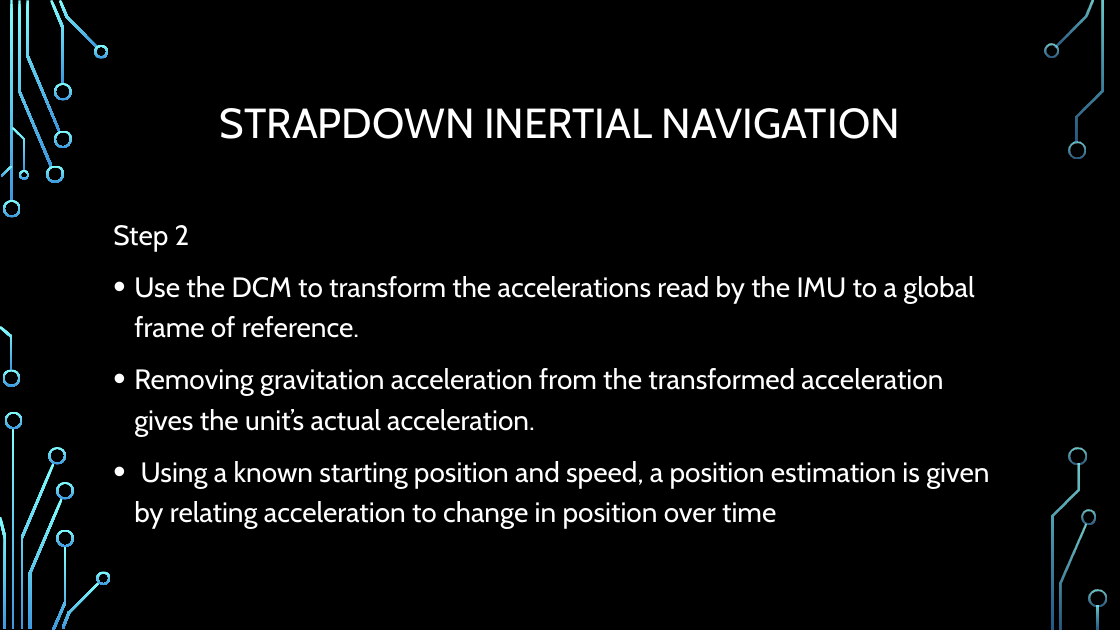
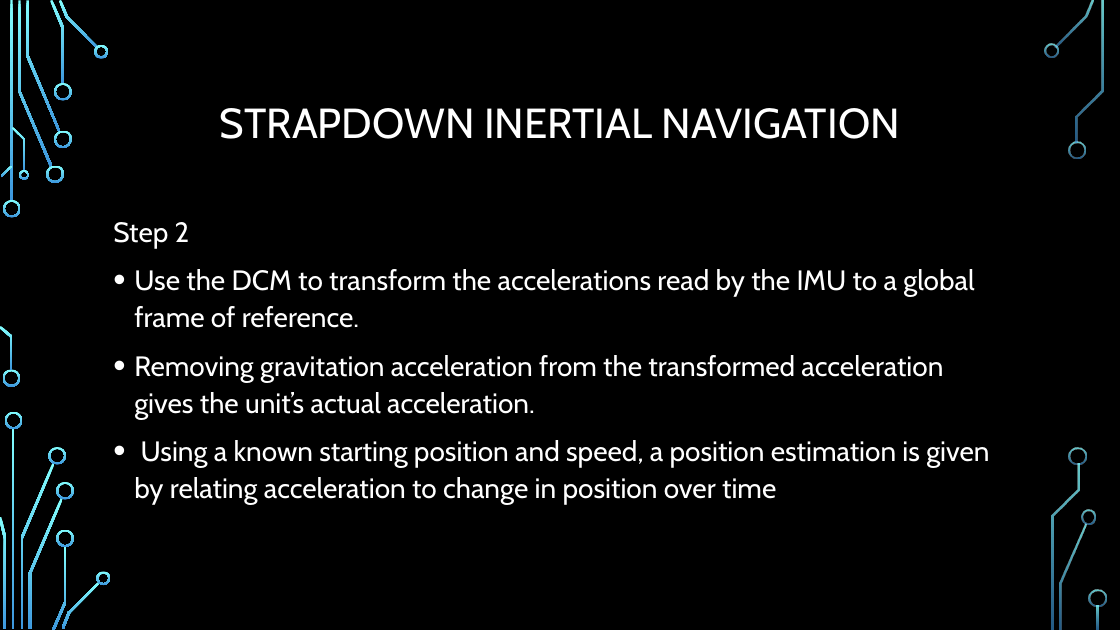
Before and after one commit to TechDevTom/HEMAUnityScripts, a slide deck: slide 20 of Documentation/Presentation.pptx. Drawn at 1120x630 pixels with LibreOffice and Linux fonts; fonts in the diff are those of the drawing; background and template pictures are left out. Boxes give left, top, right and bottom in pixels: in the first picture for what was removed or moved away, otherwise in the second. Text is boxed around its words. In the diff, an @@ line names an element or a change of style, - is before the commit and + after.

```diff
--- a/Documentation/Presentation.pptx
+++ b/Documentation/Presentation.pptx
@@ text "Step 2" at <box>113,222,989,505</box>: line spacing 1.2 to 1.1 @@
```
Also in this commit, not shown: 1 slide added.
